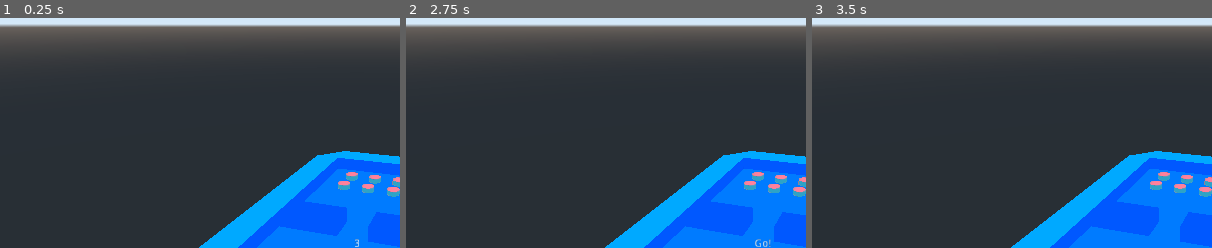
Above: before the commit, frames 1-3 (left to right).
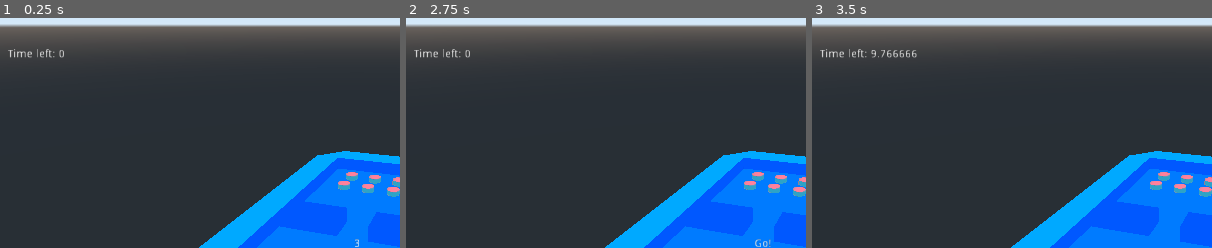
Above: after the commit, the same moments.

Repository: gamkedo-la/puck2000
Game: Godot game, scene res://scenes/GamePlay/GamePlay.tscn
Same seed, same stepped clock (60 frames per second), same inputs: the game is played once before the commit and once after it. This scene is started directly instead of the project's main scene.
Inputs (mouse positions are % of the whole screen's width and height, from its top left):
- Up to frame 1 (0.25 s): no input
- Up to frame 2 (2.75 s): tap Enter (ui_accept) at 0.5, 0.77, 1.25, 1.52, 2 s; move the mouse to (72, 44) at 0.52 s; tap Space (puck) at 0.6, 1.35, 2.3 s; click (72, 44) at 0.67 s; move the mouse to (30, 54) at 1.27 s; click (30, 54) at 1.42 s; move the mouse to (60, 27) at 2.02 s; press the mouse at (60, 27) at 2.03 s
- Up to frame 3 (3.5 s): tap Enter (ui_accept) at 2.75, 3.02 s; move the mouse to (45, 69) at 2.77 s; release the mouse at (45, 69) at 2.78 s; tap Space (puck) at 2.85 s; click (45, 69) at 2.92 s
The pictures show only the part of the screen within x 5-55%, y 0-50%; the shares and areas given below are measured in that part.

The runs differ from the first frame. In frame 1, 0.2% of the frame differs, in the area x 2-16%, y 13-18%; in frame 2, 0.2%; in frame 3, 0.4%, in the area x 2-27%, y 13-18%.

Commit message:
add round timer

Diff:
--- a/scenes/GamePlay/GamePlay.tscn
+++ b/scenes/GamePlay/GamePlay.tscn
@@ -8,6 +8,7 @@
 script = ExtResource( 1 )
 Table = ExtResource( 2 )
 Puck = ExtResource( 3 )
+round_time = 10.0
 
 [node name="Camera" type="Camera" parent="."]
 transform = Transform( 0.952937, -0.165773, 0.253831, 0, 0.837262, 0.546802, -0.303167, -0.521068, 0.797858, 5.51985, 11.8909, 17.3504 )
@@ -19,9 +20,6 @@
 [node name="TimerRoundDuration" type="Timer" parent="."]
 wait_time = 90.0
 one_shot = true
-
-[node name="TimerRoundCountdown" type="Timer" parent="."]
-wait_time = 3.0
 
 [node name="CountdownText" type="Label" parent="."]
 anchor_left = 0.5
@@ -35,3 +33,10 @@
 text = "3"
 align = 1
 valign = 1
+
+[node name="TimerRoundLabel" type="Label" parent="."]
+margin_left = 65.0
+margin_top = 50.0
+margin_right = 105.0
+margin_bottom = 64.0
+text = "90"
--- a/scenes/GamePlay/game_play.gd
+++ b/scenes/GamePlay/game_play.gd
@@ -2,33 +2,43 @@
 # Load the selected pucks and table
 # Randomly select and position background decor
 
-signal puck_spawning_finished
-
 export (PackedScene) var Table
 export (PackedScene) var Puck
+
+export var round_time:float = 90.0
 
 var p1_puck_count:int
 var p2_puck_count:int
 var p1_area:Area
 var p2_area:Area
+var p1_round_win:int
+var p2_round_win:int
 var current_round:int
 
 onready var pucks = $Pucks
 onready var table_holder = $Table
 onready var timer_round = $TimerRoundDuration
-onready var timer_countdown = $TimerRoundCountdown
 
 
 func _ready() -> void:
+	current_round = 0
+
 	setup_field()
 #	opening_cinematic()
 	start_game()
 	pass
 
 
+func _process(_delta: float) -> void:
+	$TimerRoundLabel.text = "Time left: "+ str(timer_round.time_left)
+	pass
+
+
 func setup_field() -> void:
-	current_round = 0
 
+#	_reset_round_vars() # things like timers and scores etc.
+	timer_round.set_wait_time(round_time)
+	timer_round.connect("timeout", self, "end_round")
 	_place_table()
 	pass
 
@@ -91,7 +101,7 @@
 	pass
 
 
-func _unhandled_input(event: InputEvent) -> void:
+func _unhandled_input(_event: InputEvent) -> void:
 	if Input.is_action_just_released("ui_accept"):
 		print(p1_area)
 		print(p1_puck_count)
@@ -125,4 +135,14 @@
 func start_round() -> void:
 	$CountdownText.visible = false
 	print("game round start!")
+
+	$TimerRoundDuration.start() # connect to a UI element later
 	pass
+
+
+func end_round() -> void:
+	print("game round ended!")
+	# Check how many rounds left
+	# If max rounds go to results
+	# If not max rounds, start new round
+	pass
